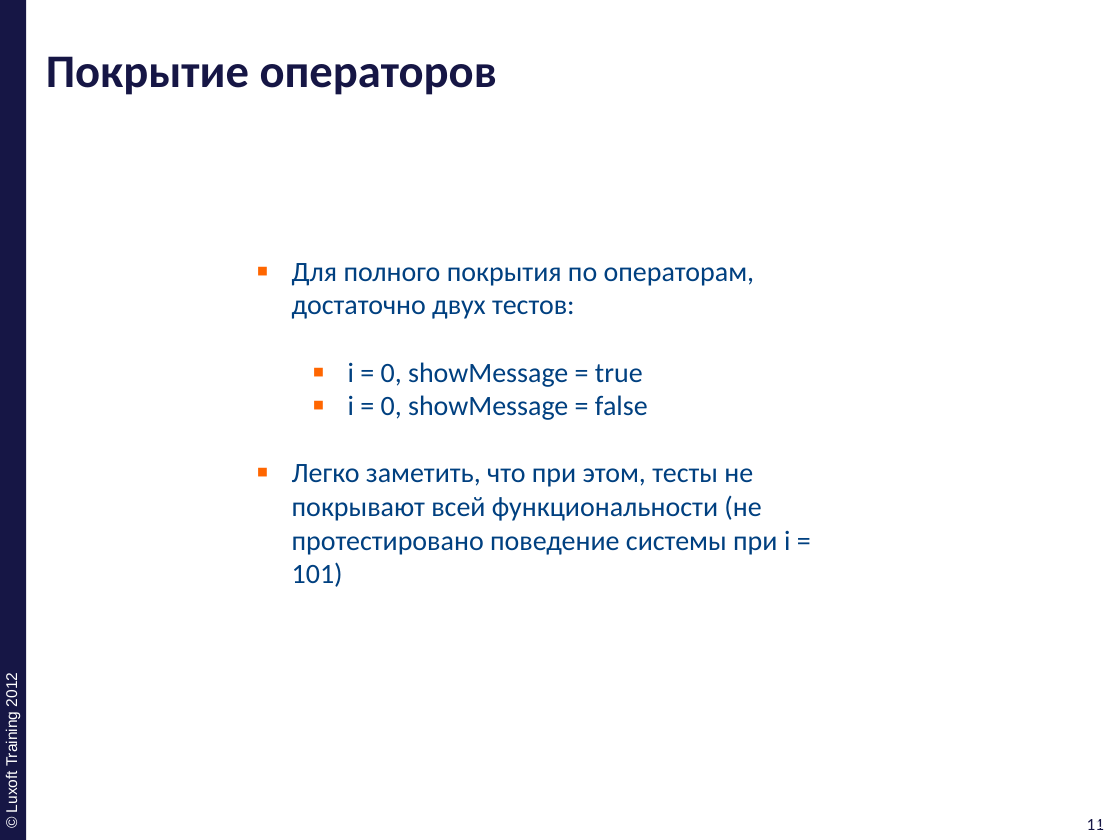
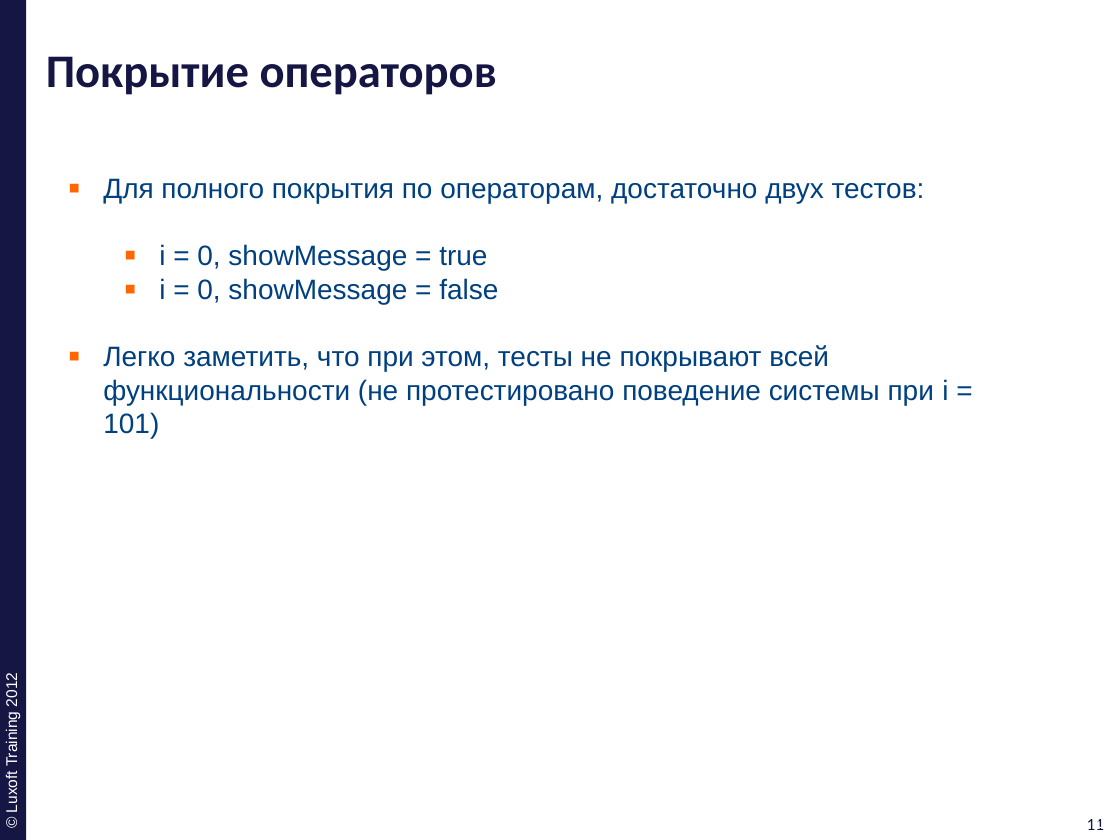
Before and after one commit to ivan-dyachenko/Trainings, a slide deck: slide 11 of Test Driven Development/materials/pptx/3. TDD-Code-Coverage.pptx. Drawn at 1120x840 pixels with LibreOffice and Linux fonts; fonts in the diff are those of the drawing; background and template pictures are left out. Boxes give left, top, right and bottom in pixels: in the first picture for what was removed or moved away, otherwise in the second. Text is boxed around its words. In the diff, an @@ line names an element or a change of style, - is before the commit and + after.

```diff
--- a/Test Driven Development/materials/pptx/3. TDD-Code-Coverage.pptx
+++ b/Test Driven Development/materials/pptx/3. TDD-Code-Coverage.pptx
@@ text "Для полного покрытия по операторам, ...": place and size @@
-text "Для полного покрытия по операторам, ..." at bbox=[292, 263, 790, 587]
+text "Для полного покрытия по операторам, ..." at bbox=[103, 178, 948, 439]
@@ text "Для полного покрытия по операторам, ..." at bbox=[103, 178, 948, 439]: font Calibri to Arial @@
```
Also in this commit, not shown: 36 other slides changed.
